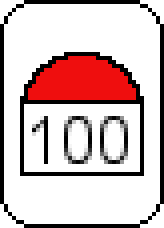
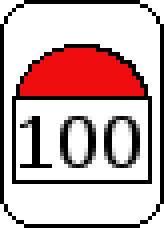
Layer changes from the first 164x228 image to the second:
painted on "100" over [20,116,140,168]
painted on "Milestone" over [12,44,152,184]
